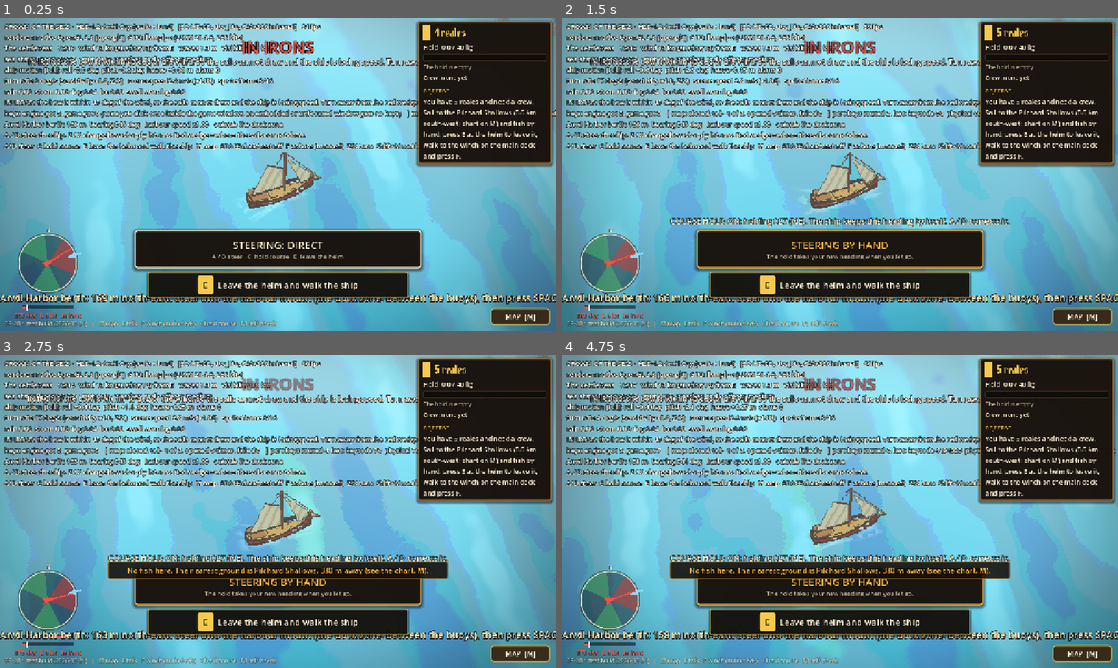
Above: before the commit, frames 1-4 (two rows, left to right).
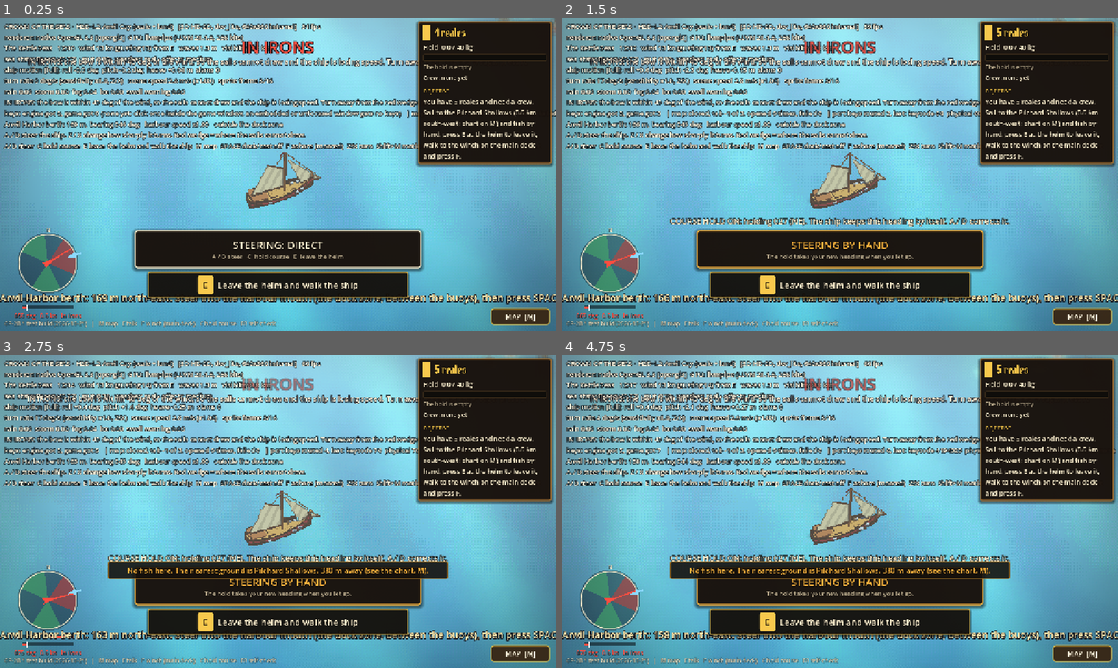
Above: after the commit, the same moments.

Repository: abdalrhmanelsyed500-sudo/Videos-motion
Game: Godot game, scene res://h2d/h2d0.tscn
Two runs of this game, one before a commit and one after it. Both use one fixed random seed, a clock stepped at 60 frames per second and the inputs below.
Inputs (mouse positions are in pixels of both pictures, inside the frame that each line leads up to):
- Up to frame 1 (0.25 s): no input
- Up to frame 2 (1.5 s): tap Enter at 0.5 s; move the mouse to (962, 158) at 0.52 s; hold D (fish_haul_right) 0.53-1.25 s; tap C (autopilot_toggle) at 0.6 s; click (962, 158) at 0.67 s; drag from (728, 190) to (812, 237) at 1.27 s
- Up to frame 3 (2.75 s): move the mouse to (333, 442) at 2.02 s; hold D (fish_haul_right) from 2.03 s (still down); tap F (fish_winch) at 2.1 s
- Up to frame 4 (4.75 s): release D (fish_haul_right) at 2.75 s; drag from (812, 574) to (673, 464) at 2.77 s; move the mouse to (1006, 558) at 3.52 s; hold A (fish_haul_left) 3.53-4.25 s; tap Shift at 3.6 s; drag from (673, 464) to (756, 433) at 4.27 s

The runs differ from the first frame. In frame 1, 0.7% of the frame differs, in the area x 15-88%, y 39-100%; in frame 2, 0.8%, in the area x 9-97%, y 39-100%; in frame 3, 0.8%; in frame 4, 0.8%.

Commit message:
VP-1A (wip): atlas-driven ship materials, net, sails, gun ports, dithered ocean ramp
Co-authored-by: arena-agent <297053741+arena-agent@users.noreply.github.com>

Diff:
--- a/pixel_pirates/game/h2d/shaders/ocean.gdshader
+++ b/pixel_pirates/game/h2d/shaders/ocean.gdshader
@@ -3,6 +3,10 @@
 // foam from the island's data texture, drifting cloud shadow, pack ice, rain rings (the landing of the falling drops,
 // see rain.gdshader), the ship's shadow, bow wave, wake, hull wash and slam foam.
 // Drawn first and never writes depth, so sprites and the island always sit on top (see sea_view_3d.gd).
+// VP-1A: the water is now drawn like pixel art: the depth from the island data is a six-tone ramp (sand-lit shallows .. deep) whose
+// edges are ordered-dithered (Bayer 4x4 in art pixels) instead of smooth blobs; foam has a solid core and a dithered, blue-tinged rim;
+// shallows get a moving caustic net; light slopes get thin wave contour lines. Dev-Lite (detail 0) keeps the ramp, the dither and the
+// foam, and drops the caustic net and the contours (two noise fetches fewer).
 shader_type spatial;
 render_mode unshaded, cull_disabled, depth_draw_never, fog_disabled;
 
@@ -40,6 +44,14 @@
 
 varying vec3 w_pos;
 
+const float BAYER[16] = float[16](0.0, 8.0, 2.0, 10.0, 12.0, 4.0, 14.0, 6.0, 3.0, 11.0, 1.0, 9.0, 15.0, 7.0, 13.0, 5.0);
+
+// ordered-dither threshold in (0,1) per art pixel (FRAGCOORD is in internal pixels, so one threshold cell = one art pixel)
+float bayer4(vec2 p) {
+	ivec2 i = ivec2(mod(floor(p), 4.0));
+	return (BAYER[i.x + i.y * 4] + 0.5) / 16.0;
+}
+
 void vertex() {
 	vec3 wp = (MODEL_MATRIX * vec4(VERTEX, 1.0)).xyz;
 	vec3 g = h2d_wave(wp.xz);
@@ -98,7 +110,15 @@
 	}
 	vec3 col = mix(deep_col, shallow_col, clamp(crest_h * 0.5 + fres * 0.3, 0.0, 1.0));
 	float shal = 1.0 - smoothstep(0.2, 6.0, depth_m);
-	col = mix(col, lagoon_col, shal * 0.85);
+	float vp_bd = bayer4(FRAGCOORD.xy);
+	// the depth ramp: six dithered tones from sand-lit shallows to the open-sea tone (vp_dk 0 at the beach, 1 at 6.5 m and deeper: the island data stores 8 m at most)
+	float vp_dk = pow(clamp(depth_m / 6.5, 0.0, 1.0), 0.75);
+	float vp_rq = clamp(floor(vp_dk * 6.0 + vp_bd) / 6.0, 0.0, 1.0);
+	vec3 vp_sand = mix(lagoon_col, vec3(0.80, 0.95, 0.80), 0.7);
+	vec3 vp_bc = mix(vp_sand, lagoon_col, clamp(vp_rq / 0.25, 0.0, 1.0));
+	vp_bc = mix(vp_bc, mix(lagoon_col, shallow_col, 0.6), clamp((vp_rq - 0.25) / 0.30, 0.0, 1.0));
+	vp_bc = mix(vp_bc, shallow_col, clamp((vp_rq - 0.55) / 0.25, 0.0, 1.0));
+	col = mix(vp_bc, col, clamp((vp_rq - 0.80) / 0.20, 0.0, 1.0));
 	float ndl = clamp(dot(n, h2d_sun_dir), 0.0, 1.0);
 	vec3 lightc = h2d_amb_col + h2d_sun_col * mix(ndl, 0.55, h2d_overcast);   // overcast light is flat
 	col *= lightc;
@@ -111,7 +131,19 @@
 	float glass = 1.0 - smoothstep(0.06, 0.30, h2d_sea);
 	col = mix(col, h2d_fog_col, glass * (1.0 - 0.6 * h2d_overcast) * (0.20 + 0.45 * smoothstep(100.0, 300.0, dist)));
 	if (posterize > 1.0) {
-		col = floor(col * posterize + 0.5) / posterize;
+		float pz = posterize * 1.5;
+		col = floor(col * pz + bayer4(FRAGCOORD.xy + vec2(1.0, 3.0)) * 0.9) / pz;
+	}
+	if (detail > 0.5) {
+		// shallow water: a moving caustic net on the sand, and thin contour lines on the lit side of the swell
+		float sh_k = 1.0 - smoothstep(0.4, 3.2, depth_m);
+		if (sh_k > 0.01) {
+			float cn = abs(h2d_noise(w_pos.xz * 1.9 + vec2(h2d_time * 0.35, 0.0)) - h2d_noise(w_pos.xz * 1.5 + vec2(9.0, -h2d_time * 0.30)));
+			col += lightc * (1.0 - smoothstep(0.0, 0.05, cn)) * 0.11 * sh_k;
+		}
+		float cf = h2d_noise(w_pos.xz * 0.30 + vec2(h2d_time * 0.20, 0.0)) * 0.6 + h2d_noise(w_pos.xz * 0.75 - vec2(0.0, h2d_time * 0.15)) * 0.4;
+		float cl = 1.0 - smoothstep(0.0, 0.035, abs(fract(cf * 6.0) - 0.5) - 0.46 + 0.035);
+		col += lightc * cl * 0.05 * ndl * (1.0 - h2d_overcast) * (1.0 - smoothstep(60.0, 200.0, dist));
 	}
 
 	// pack ice: floes where a slow noise field rises above a threshold that falls as the cover grows
@@ -179,7 +211,12 @@
 		float bring = (1.0 - smoothstep(0.0, 1.7, abs(length(bv) - brad))) * smoothstep(-5.0, 1.5, dot(bv, ship_dir));
 		foam = max(foam, slam * bring * step(0.3, h2d_noise(bv * 0.9 + h2d_time)));
 	}
-	col = mix(col, foam_col * clamp(lightc * 1.3, vec3(0.55), vec3(1.1)), clamp(foam, 0.0, 1.0));
+	// VP-1A foam: a solid core with a dithered rim, the outer pixels tinted towards the water (reads as pixel art, not a soft blob)
+	float vp_fa = smoothstep(0.16, 0.9, clamp(foam, 0.0, 1.0));   // faint foam values are dropped: dithering them would only sprinkle noise
+	float vp_fp = vp_fa > 0.85 ? 1.0 : step(bayer4(FRAGCOORD.xy + vec2(2.0, 1.0)), vp_fa * 1.2);
+	vec3 vp_fcol = foam_col * clamp(lightc * 1.3, vec3(0.55), vec3(1.1));
+	vp_fcol = mix(vp_fcol * vec3(0.78, 0.90, 0.97), vp_fcol, smoothstep(0.35, 0.9, vp_fa));
+	col = mix(col, vp_fcol, vp_fp);
 
 	// H2D-1: a faint painted outline of the berth on the water (dashes), so the player sees where the ship will lie
 	if (berth_show > 0.01) {
--- a/pixel_pirates/game/h2d/shaders/ship_deck.gdshader
+++ b/pixel_pirates/game/h2d/shaders/ship_deck.gdshader
@@ -3,6 +3,9 @@
 // lanterns (a cheap distance falloff, no real-time lights). Cheap on purpose: no transparency (dissolve = dither + discard),
 // no extra passes. Vertex colour = tint, alpha < 0.9 = "see-through" geometry that dissolves in a hole around the pirate.
 // UV.x = material id (see ship_mesh.gd), UV.y = height up the object (0..1). NOT YET RUN ON THE USER'S PC.
+// VP-1A: deck planks, hull strakes, timber and sailcloth now come from ONE 256x256 atlas (art/vp1/ship_mats.png, tools/vp1/make_ship_mats.py),
+// sampled nearest at the deck's art-pixel density; sails are lit from both sides (translucent canvas); depth-jump outlines and a salt/wet
+// pass tie the meshes to the outlined sprites (hero, island).
 shader_type spatial;
 render_mode unshaded, cull_disabled, fog_disabled;
 
@@ -23,6 +26,11 @@
 uniform float lamp_r = 6.5;
 uniform vec3 lamp_col = vec3(1.0, 0.68, 0.32);
 uniform float wet = 0.0;
+uniform sampler2D mats : filter_nearest, repeat_disable;   // VP-1A material atlas: R value, G warm/cool, B crevice
+uniform float tex_on = 1.0;           // 0: the old procedural patterns only (fallback if the atlas is missing)
+uniform float outline = 1.0;          // 0 off (Dev-Lite may turn it off), 1 on
+uniform float outline_k = 0.55;       // how dark the outline pixel is
+uniform float tile_m = 8.889;         // one atlas tile in ship metres (128 px at 14.4 px/m)
 
 varying vec3 l_pos;
 varying vec3 l_nrm;
@@ -57,6 +65,14 @@
 	float d = length(p - l.xyz) / lamp_r;
 	float k = clamp(1.0 - d, 0.0, 1.0);
 	return k * k * l.w;
+}
+
+// One tile of the material atlas: idx 0 deck, 1 hull, 2 timber, 3 canvas. c in ship metres; returns (value, warm, crevice).
+vec3 mat_tile(int idx, vec2 c) {
+	vec2 f = fract(c / tile_m);
+	f = clamp(f, vec2(0.002), vec2(0.998));
+	vec2 o = vec2(float(idx % 2), float(idx / 2));
+	return texture(mats, (o + f) * 0.5).rgb;
 }
 
 void fragment() {
@@ -92,24 +108,44 @@
 		float pw = 0.34;
 		float pidx = floor(l_pos.x / pw);
 		float ph = h2d_hash(vec2(pidx, 7.0));
-		pal = tint * (0.86 + 0.26 * ph) * (0.94 + 0.12 * h);
-		if (fract(l_pos.x / pw) < 0.07) {
-			pal = tint * 0.45;
-		}
-		float joint = fract((l_pos.z + ph * 4.0) / 2.6);
-		if (joint < 0.025) {
-			pal = tint * 0.5;
+		if (tex_on > 0.5) {
+			vec3 tx = mat_tile(0, vec2(l_pos.x, -l_pos.z));
+			pal = tint * (2.0 * tx.r) * (0.92 + 0.16 * ph);
+			pal = mix(pal, pal * vec3(1.10, 1.0, 0.86), clamp(tx.g - 0.5, 0.0, 0.5) * 1.6);
+			pal = mix(pal, pal * vec3(0.90, 0.98, 1.08), clamp(0.5 - tx.g, 0.0, 0.5) * 1.6);
+			pal *= 1.0 - 0.18 * tx.b * wet;
+		} else {
+			pal = tint * (0.86 + 0.26 * ph) * (0.94 + 0.12 * h);
+			if (fract(l_pos.x / pw) < 0.07) {
+				pal = tint * 0.45;
+			}
+			float joint = fract((l_pos.z + ph * 4.0) / 2.6);
+			if (joint < 0.025) {
+				pal = tint * 0.5;
+			}
 		}
 	} else if (m == 1) {                             // hull boards, horizontal
-		float bh = 0.30;
-		pal = tint * (0.9 + 0.2 * h);
-		if (fract(c.y / bh) < 0.1) {
-			pal = tint * 0.5;
-		}
-		float bi = floor(c.y / bh);
-		pal *= 0.92 + 0.16 * h2d_hash(vec2(bi, 3.0));
+		if (tex_on > 0.5) {
+			vec3 tx = mat_tile(1, vec2(c.x * 0.7 + c.y * 0.0, -c.y));
+			pal = tint * (2.0 * tx.r);
+			pal = mix(pal, pal * vec3(1.12, 1.0, 0.84), clamp(tx.g - 0.5, 0.0, 0.5) * 1.4);
+			pal = mix(pal, pal * vec3(0.88, 0.98, 1.1), clamp(0.5 - tx.g, 0.0, 0.5) * 1.4);
+		} else {
+			float bh = 0.30;
+			pal = tint * (0.9 + 0.2 * h);
+			if (fract(c.y / bh) < 0.1) {
+				pal = tint * 0.5;
+			}
+			float bi = floor(c.y / bh);
+			pal *= 0.92 + 0.16 * h2d_hash(vec2(bi, 3.0));
+		}
 	} else if (m == 2) {                             // timber: beams, posts, spars
-		pal = tint * (0.82 + 0.3 * h2d_noise(vec2(q.x * 0.3 + q.y * 0.04, q.y * 0.9 + q.x * 0.05)));
+		if (tex_on > 0.5) {
+			vec3 tx = mat_tile(2, c * 1.0);
+			pal = tint * (2.0 * tx.r) * (0.9 + 0.2 * h);
+		} else {
+			pal = tint * (0.82 + 0.3 * h2d_noise(vec2(q.x * 0.3 + q.y * 0.04, q.y * 0.9 + q.x * 0.05)));
+		}
 	} else if (m == 3) {                             // barrel: staves and two iron hoops
 		float stave = fract(c.x / 0.15);
 		pal = tint * (0.85 + 0.25 * h) * (stave < 0.12 ? 0.62 : 1.0);
@@ -117,11 +153,17 @@
 		if (abs(hp - 0.12) < 0.045 || abs(hp - 0.86) < 0.045 || abs(hp - 0.5) < 0.03) {
 			pal = vec3(0.17, 0.16, 0.16) * (0.8 + 0.4 * h);
 		}
-	} else if (m == 4) {                             // canvas: weave, panel seams
-		float weave = mod(q.x + q.y, 2.0) < 1.0 ? 1.0 : 0.94;
-		pal = tint * weave * (0.92 + 0.1 * h);
-		if (fract((l_pos.x + l_pos.z * 0.7) / 0.9) < 0.035) {
-			pal = tint * 0.72;
+	} else if (m == 4) {                             // canvas: panels, stitching, patches, reef bands (atlas) + weave
+		if (tex_on > 0.5) {
+			vec3 tx = mat_tile(3, vec2(l_pos.z * 0.9 + l_pos.x * 0.35, -l_pos.y * 0.9));
+			pal = tint * (2.0 * tx.r) * (0.96 + 0.08 * h);
+			pal = mix(pal, pal * vec3(1.10, 0.97, 0.80), clamp(tx.g - 0.5, 0.0, 0.5) * 1.5);
+		} else {
+			float weave = mod(q.x + q.y, 2.0) < 1.0 ? 1.0 : 0.94;
+			pal = tint * weave * (0.92 + 0.1 * h);
+			if (fract((l_pos.x + l_pos.z * 0.7) / 0.9) < 0.035) {
+				pal = tint * 0.72;
+			}
 		}
 	} else if (m == 5) {                             // rope: a diagonal twist
 		float tw = fract((l_pos.x + l_pos.y + l_pos.z) * 9.0);
@@ -150,6 +192,9 @@
 	} else if (m == 9) {                             // crate boards, vertical, with a dark frame
 		float bw = 0.2;
 		pal = tint * (0.88 + 0.22 * h2d_hash(vec2(floor(c.x / bw), 11.0)));
+		if (tex_on > 0.5) {
+			pal *= 2.0 * mat_tile(2, c * 1.3 + 3.0).r;
+		}
 		if (fract(c.x / bw) < 0.1) {
 			pal = tint * 0.5;
 		}
@@ -165,12 +210,26 @@
 		pal = tint * (mod(q.x + q.y, 3.0) < 1.0 ? 0.9 : 1.0) * (0.92 + 0.12 * h);
 	} else if (m == 12) {                            // lantern: glows by itself
 		pal = tint * 1.3;
+	} else if (m == 14) {                            // fishing net: a diamond lattice of twine, the holes are discarded
+		float kk = 3.2;
+		vec2 dd = vec2(fract((l_pos.x + l_pos.z) * kk + l_pos.y * kk * 0.6), fract((l_pos.x - l_pos.z) * kk - l_pos.y * kk * 0.6));
+		float ln = min(min(dd.x, 1.0 - dd.x), min(dd.y, 1.0 - dd.y));
+		if (ln > 0.2) {
+			discard;
+		}
+		pal = tint * (0.85 + 0.3 * h);
 	} else if (m == 13) {                            // void: the hatch opening, the dark under the deck
 		pal = tint * (0.8 + 0.3 * h);
 	}
 	// light: one sun, quantised like the sprites, plus the ambient and the lanterns
 	vec3 n = normalize(w_nrm);
 	float ndl = clamp(dot(n, h2d_sun_dir), 0.0, 1.0);
+	float cloth = 0.0;
+	if (m == 4) {                                    // sailcloth is translucent: lit from both faces, a little brighter when the sun is behind it
+		float sd = dot(n, h2d_sun_dir);
+		ndl = clamp(abs(sd) * 0.8 + 0.18, 0.0, 1.0);
+		cloth = clamp(-sd, 0.0, 1.0);
+	}
 	ndl = mix(floor(ndl * 4.0 + 0.5) / 4.0, ndl, 0.35);
 	float sun_k = mix(1.0, 0.12, interior);
 	vec3 amb = h2d_amb_col * mix(1.0, 0.62, interior) * (0.78 + 0.22 * n.y);
@@ -182,7 +241,20 @@
 	if (m == 12) {
 		col = pal;
 	}
+	col += pal * h2d_sun_col * cloth * 0.28 * (1.0 - interior);
 	col *= 1.0 - 0.18 * wet;
+	if (outline > 0.5 && m != 12) {
+		// outline on the FAR side of a depth jump (the near object keeps its colour), like the 1-px outlines of the sprites
+		float zd = -VERTEX.z;
+		float par_x = mod(floor(FRAGCOORD.x), 2.0) < 0.5 ? 1.0 : -1.0;
+		float par_y = mod(floor(FRAGCOORD.y), 2.0) < 0.5 ? 1.0 : -1.0;
+		float nx = par_x * dFdx(zd);
+		float ny = par_y * dFdy(zd);
+		float thr = 0.22 + 0.0015 * zd;
+		if (nx < -thr || ny < -thr) {
+			col *= outline_k;
+		}
+	}
 	col = h2d_fog_mix(col, length(CAMERA_POSITION_WORLD - w_pos));
 	ALBEDO = h2d_out(col);
 }
--- a/pixel_pirates/game/h2d/ship_deck_view.gd
+++ b/pixel_pirates/game/h2d/ship_deck_view.gd
@@ -14,6 +14,8 @@
 const Layout := preload("res://h2d/ship_layout.gd")
 const ShipMesh := preload("res://h2d/ship_mesh.gd")
 const SHADER := "res://h2d/shaders/ship_deck.gdshader"
+const MATS_PATH := "res://art/vp1/ship_mats.png"
+static var _mats_cache: Texture2D = null
 const F := Layout.FLOOR_Y
 const NEST_Y := Layout.NEST_Y
 const MAST_TOP := F + 11.6
@@ -32,6 +34,7 @@
 const CANVAS_C := Color(0.93, 0.87, 0.70)
 const ROPE_C := Color(0.71, 0.58, 0.36)
 const IRON_C := Color(0.23, 0.24, 0.27)
+const NET_C := Color(0.66, 0.58, 0.40)
 const LAMP_C := Color(1.0, 0.80, 0.42)
 const VOID_C := Color(0.035, 0.03, 0.04)
 const SEE := 0.5
@@ -102,7 +105,26 @@
 	m.set_shader_parameter("texel", texel)
 	m.set_shader_parameter("interior", interior)
 	m.set_shader_parameter("lamp_day", lamp_day)
+	var at := _mats_tex()
+	m.set_shader_parameter("tex_on", 1.0 if at != null else 0.0)
+	if at != null:
+		m.set_shader_parameter("mats", at)
+		m.set_shader_parameter("tile_m", 128.0 * texel)
 	return m
+
+
+## VP-1A: the material atlas (art/vp1/ship_mats.png). Imported texture if the editor has imported it, otherwise read straight from the
+## file (so a project that was never opened in the editor still shows the textures); null = the shader falls back to its old patterns.
+static func _mats_tex() -> Texture2D:
+	if _mats_cache != null:
+		return _mats_cache
+	if ResourceLoader.exists(MATS_PATH):
+		_mats_cache = load(MATS_PATH) as Texture2D
+	if _mats_cache == null and FileAccess.file_exists(MATS_PATH):
+		var img := Image.load_from_file(MATS_PATH)
+		if img != null and not img.is_empty():
+			_mats_cache = ImageTexture.create_from_image(img)
+	return _mats_cache
 
 
 func _set_lamps(m: ShaderMaterial, lamps: Array) -> void:
@@ -215,6 +237,23 @@
 	b.box(ShipMesh.p(c.x, c.y, y + h * 0.5), Vector3(half.y, h * 0.5, half.x), col, ShipMesh.M_CRATE, yaw)
 
 
+## VP-1A: a gun port on the outside of the hull at u: a timber frame, the dark opening, the cannon muzzle run out (tube + muzzle ring + a lashing).
+func _gun_port(b: ShipMesh, u: float, side: float) -> void:
+	var h := Layout.hull_half(0, u) + 0.05
+	var y0 := F + 0.08
+	var y1 := F + 0.56
+	var hu := 0.32
+	b.quad(ShipMesh.p(u - hu, side * h, y0), ShipMesh.p(u + hu, side * h, y0), ShipMesh.p(u + hu, side * h, y1), ShipMesh.p(u - hu, side * h, y1), VOID_C, ShipMesh.M_VOID, Vector3(side, 0.0, 0.0))
+	for e in [-1.0, 1.0]:
+		_bx(b, u + float(e) * (hu + 0.04), side * (h + 0.01), y0 - 0.04, 0.04, 0.03, y1 - y0 + 0.08, WOOD_D, ShipMesh.M_TIMBER)
+	_bx(b, u, side * (h + 0.01), y1, hu + 0.08, 0.03, 0.05, WOOD_D, ShipMesh.M_TIMBER)
+	_bx(b, u, side * (h + 0.01), y0 - 0.05, hu + 0.08, 0.03, 0.05, WOOD_D, ShipMesh.M_TIMBER)
+	var ym := (y0 + y1) * 0.5
+	b.tube(ShipMesh.p(u, side * (h - 0.1), ym), ShipMesh.p(u, side * (h + 0.52), ym), 0.14, 8, IRON_C, ShipMesh.M_IRON)
+	b.tube(ShipMesh.p(u, side * (h + 0.44), ym), ShipMesh.p(u, side * (h + 0.54), ym), 0.18, 8, IRON_C.darkened(0.2), ShipMesh.M_IRON)
+	b.tube(ShipMesh.p(u, side * (h + 0.1), ym), ShipMesh.p(u, side * (h + 0.16), ym), 0.17, 8, Color(0.55, 0.42, 0.18), ShipMesh.M_IRON)
+
+
 # ---- the open air: hull, main deck, mast, rigging, winch, barrels, helm, nest ---------------------------------------
 func _build_open() -> void:
 	var b := ShipMesh.new()
@@ -231,6 +270,20 @@
 			b.quad(ShipMesh.p(u, float(s) * h0, F - 0.25), ShipMesh.p(u2, float(s) * h1, F - 0.25), ShipMesh.p(u2, float(s) * h1, F - 0.05),
 					ShipMesh.p(u, float(s) * h0, F - 0.05), TRIM_R, ShipMesh.M_PAINT, Vector3(float(s), 0.0, 0.0))
 			u = u2
+	# VP-1A: a tarred, weed-darkened waterline band, a thin dark wale at the rail, and four gun ports (two a side) with the muzzles run out
+	for s in [-1.0, 1.0]:
+		var u3 := -11.0
+		while u3 < 10.5:
+			var u4 := minf(u3 + 0.5, 11.0)
+			var g0 := Layout.hull_half(0, u3) + 0.025
+			var g1 := Layout.hull_half(0, u4) + 0.025
+			b.quad(ShipMesh.p(u3, float(s) * g0, -0.5), ShipMesh.p(u4, float(s) * g1, -0.5), ShipMesh.p(u4, float(s) * g1, 0.14), ShipMesh.p(u3, float(s) * g0, 0.14),
+					Color(0.15, 0.19, 0.17), ShipMesh.M_PAINT, Vector3(float(s), 0.0, 0.0))
+			b.quad(ShipMesh.p(u3, float(s) * g0, F + 0.62), ShipMesh.p(u4, float(s) * g1, F + 0.62), ShipMesh.p(u4, float(s) * g1, F + 0.72), ShipMesh.p(u3, float(s) * g0, F + 0.72),
+					WOOD_D, ShipMesh.M_TIMBER, Vector3(float(s), 0.0, 0.0))
+			u3 = u4
+		for pu in [-4.6, -1.6, 4.4, 6.8]:
+			_gun_port(b, float(pu), float(s))
 	_floor(b, 0, F, DECK_C)
 	# transom (stern wall), the stem post and the bowsprit
 	b.quad(ShipMesh.p(-11.0, -1.9, -0.5), ShipMesh.p(-11.0, 1.9, -0.5), ShipMesh.p(-11.0, 1.9, rail_top + 0.1), ShipMesh.p(-11.0, -1.9, rail_top + 0.1), HULL_C, ShipMesh.M_HULL, Vector3(0.0, 0.0, 1.0))
@@ -290,13 +343,15 @@
 	b.beam(ShipMesh.p(pu, -2.7, F + 2.4), ShipMesh.p(pu, -4.35, F + 2.05), 0.04, ROPE_C, ShipMesh.M_ROPE)
 	b.beam(ShipMesh.p(pu, -4.35, F + 1.9), ShipMesh.p(pu, -4.35, F + 0.95), 0.04, ROPE_C, ShipMesh.M_ROPE)
 	# the net bundle hanging at the end of the rope: cork floats and a rolled net
-	b.cyl(ShipMesh.p(pu, -4.35, F + 0.45), 0.34, 0.55, 8, Color(0.22, 0.30, 0.30), ShipMesh.M_ROPE, 0.22, false, false)
+	b.cyl(ShipMesh.p(pu, -4.35, F + 0.4), 0.42, 0.62, 12, NET_C, ShipMesh.M_NET, 0.2, false, false)
+	b.cyl(ShipMesh.p(pu, -4.35, F + 0.4), 0.3, 0.6, 10, NET_C.darkened(0.25), ShipMesh.M_NET, 0.14, false, false)
 	for k in 5:
 		var a := TAU * float(k) / 5.0
 		b.box(ShipMesh.p(pu + cos(a) * 0.34, -4.35 + sin(a) * 0.34, F + 1.0), Vector3(0.06, 0.05, 0.06), Color(0.85, 0.62, 0.3), ShipMesh.M_SACK)
 	# net heap and hauled rope on the deck (flat: nothing to trip on)
-	b.cyl(ShipMesh.p(1.9, -2.15, F), 0.46, 0.14, 8, Color(0.22, 0.30, 0.30), ShipMesh.M_ROPE, 0.3, false, false)
-	b.cyl(ShipMesh.p(2.3, -1.45, F), 0.34, 0.1, 8, Color(0.24, 0.32, 0.31), ShipMesh.M_ROPE, 0.22, false, false)
+	b.cyl(ShipMesh.p(1.9, -2.15, F), 0.62, 0.2, 12, NET_C, ShipMesh.M_NET, 0.42, false, false)
+	b.cyl(ShipMesh.p(1.9, -2.15, F), 0.46, 0.3, 10, NET_C.darkened(0.2), ShipMesh.M_NET, 0.26, false, false)
+	b.cyl(ShipMesh.p(2.3, -1.45, F), 0.4, 0.14, 10, NET_C.darkened(0.1), ShipMesh.M_NET, 0.28, false, false)
 	# fish barrels (open; the fish are separate nodes)
 	for k in Layout.FISH_BARRELS.size():
 		_barrel(b, Layout.FISH_BARRELS[k], Layout.FISH_BARREL_R, F, 1.0, true, Color(0.50, 0.33, 0.17))
@@ -354,8 +409,14 @@
 	b.beam(ShipMesh.p(m.x, 0.0, MAST_TOP - 0.2), ShipMesh.p(-10.8, 0.0, F + 1.9), 0.045, rope, ShipMesh.M_ROPE)
 	# the jib: a triangle from the masthead to the bowsprit
 	var cream := tc(CANVAS_C, true)
-	b.tri(ShipMesh.p(m.x + 0.3, 0.0, MAST_TOP - 0.9), ShipMesh.p(13.6, 0.0, F + 2.3), ShipMesh.p(9.2, 0.0, F + 2.9), cream, ShipMesh.M_CANVAS, Vector3(1.0, 0.0, 0.0))
-	b.tri(ShipMesh.p(m.x + 0.3, 0.0, MAST_TOP - 0.9), ShipMesh.p(13.6, 0.0, F + 2.3), ShipMesh.p(9.2, 0.0, F + 2.9), cream, ShipMesh.M_CANVAS, Vector3(-1.0, 0.0, 0.0))
+	var ja := ShipMesh.p(m.x + 0.3, 0.0, MAST_TOP - 0.9)
+	var jb := ShipMesh.p(13.6, 0.0, F + 2.3)
+	var jc := ShipMesh.p(9.2, 0.0, F + 2.9)
+	var jib := func(t: float, s: float) -> Vector3:
+		var pnt := ja + ((jb - ja) * (1.0 - s) + (jc - ja) * s) * t
+		var belly := 0.42 * sin(PI * s) * sin(PI * minf(t * 1.1, 1.0)) * t
+		return pnt + Vector3(belly + 0.04 * sin(s * 14.0 + t * 6.0) * t, 0.0, 0.0)
+	b.surface(jib, 10, 8, cream, ShipMesh.M_CANVAS)
 	_mesh_node(b, _m_open, _g_open)
 
 
@@ -400,23 +461,11 @@
 	_g_open.add_child(_boom)
 	bm.beam(Vector3(0.0, 0.0, 0.1), Vector3(0.0, 0.0, BOOM_LEN), 0.18, WOOD_L, ShipMesh.M_TIMBER)
 	bm.beam(Vector3(0.0, 0.0, BOOM_LEN), Vector3(0.0, 0.08, BOOM_LEN + 0.2), 0.12, IRON_C, ShipMesh.M_IRON)
-	var rows := 6
-	var cols := 6
 	var cream := tc(CANVAS_C, true)
-	for r in rows:
-		var t0 := float(r) / float(rows)
-		var t1 := float(r + 1) / float(rows)
-		for c in cols:
-			var s0 := float(c) / float(cols)
-			var s1 := float(c + 1) / float(cols)
-			var a := _sail_pt(t0, s0)
-			var bb := _sail_pt(t0, s1)
-			var cc := _sail_pt(t1, s1)
-			var d := _sail_pt(t1, s0)
-			if t1 >= 0.999 and s1 > 0.999:
-				bm.tri(a, bb, d, cream, ShipMesh.M_CANVAS, Vector3(1.0, 0.0, 0.0))
-			else:
-				bm.quad(a, bb, cc, d, cream, ShipMesh.M_CANVAS, Vector3(1.0, 0.0, 0.0))
+	bm.surface(Callable(self, "_sail_pt"), 14, 12, cream, ShipMesh.M_CANVAS)
+	# the foot of the sail is laced to the boom, the head hangs from a halyard block at the masthead (iron)
+	bm.beam(_sail_pt(0.0, 0.0), _sail_pt(0.0, 1.0), 0.05, ROPE_C.darkened(0.15), ShipMesh.M_ROPE)
+	bm.beam(_sail_pt(1.0, 0.0) + Vector3(0.0, 0.05, 0.0), _sail_pt(0.97, 0.0) + Vector3(0.0, -0.05, 0.0), 0.08, IRON_C, ShipMesh.M_IRON)
 	_mesh_node(bm, _m_open, _boom)
 	# the wheel
 	var wb := ShipMesh.new()
@@ -445,7 +494,9 @@
 func _sail_pt(t: float, s: float) -> Vector3:
 	var length := BOOM_LEN * (1.0 - t * 0.92)
 	var belly := 0.6 * sin(PI * s) * (1.0 - t * 0.55)
-	return Vector3(belly, 0.12 + t * SAIL_TOP, 0.15 + length * s)
+	# VP-1A: soft diagonal folds running from the boom up towards the mast (cloth that is gathered and pulled), strongest in the lower half
+	var fold := 0.07 * sin(s * 17.0 + t * 5.5) * sin(PI * clampf(s, 0.0, 1.0)) * (1.0 - t * 0.8) + 0.03 * sin(s * 31.0 - t * 9.0) * (1.0 - t)
+	return Vector3(belly + fold, 0.12 + t * SAIL_TOP, 0.15 + length * s)
 
 
 # ---- the captain's cabin -----------------------------------------------------------------------------------------------
--- a/pixel_pirates/game/h2d/ship_mesh.gd
+++ b/pixel_pirates/game/h2d/ship_mesh.gd
@@ -20,6 +20,7 @@
 const M_CLOTH := 11
 const M_LAMP := 12
 const M_VOID := 13
+const M_NET := 14       ## VP-1A: fishing net: a cut-out diamond lattice (holes are really see-through)
 
 var _v := PackedVector3Array()
 var _n := PackedVector3Array()
@@ -192,3 +193,33 @@
 		lo = Vector3(minf(lo.x, pt.x), minf(lo.y, pt.y), minf(lo.z, pt.z))
 		hi = Vector3(maxf(hi.x, pt.x), maxf(hi.y, pt.y), maxf(hi.z, pt.z))
 	return AABB(lo, hi - lo)
+
+## VP-1A: a smooth parametric surface (sails): `pt` is a Callable(t, s) -> Vector3 over [0,1]x[0,1]; the normals are averaged over the grid,
+## so cloth shades as one curved piece instead of 36 flat facets.
+func surface(pt: Callable, rows: int, cols: int, col: Color, mat: int) -> void:
+	var pts: Array = []
+	for r in rows + 1:
+		var row: Array = []
+		for c in cols + 1:
+			row.append(pt.call(float(r) / float(rows), float(c) / float(cols)))
+		pts.append(row)
+	var base := _v.size()
+	for r in rows + 1:
+		for c in cols + 1:
+			var p0: Vector3 = (pts[r] as Array)[c]
+			var pr: Vector3 = (pts[mini(r + 1, rows)] as Array)[c] - (pts[maxi(r - 1, 0)] as Array)[c]
+			var pc: Vector3 = (pts[r] as Array)[mini(c + 1, cols)] - (pts[r] as Array)[maxi(c - 1, 0)]
+			var n := pc.cross(pr)
+			if n.length() < 0.000001:
+				n = Vector3.RIGHT
+			_v.append(p0)
+			_n.append(n.normalized())
+			_c.append(col)
+			_uv.append(Vector2(float(mat), float(r) / float(rows)))
+	for r in rows:
+		for c in cols:
+			var i0 := base + r * (cols + 1) + c
+			var i1 := i0 + 1
+			var i2 := i0 + cols + 2
+			var i3 := i0 + cols + 1
+			_i.append_array(PackedInt32Array([i0, i1, i2, i0, i2, i3]))
Binary file added: pixel_pirates/game/art/vp1/ship_mats.png
Not shown, added: pixel_pirates/tools/godot_browser/scenarios/vp1_cmp.mjs
Not shown, added: pixel_pirates/tools/godot_browser/scenarios/vp1_quick.mjs
Not shown, added: pixel_pirates/tools/vp1/make_ship_mats.py
